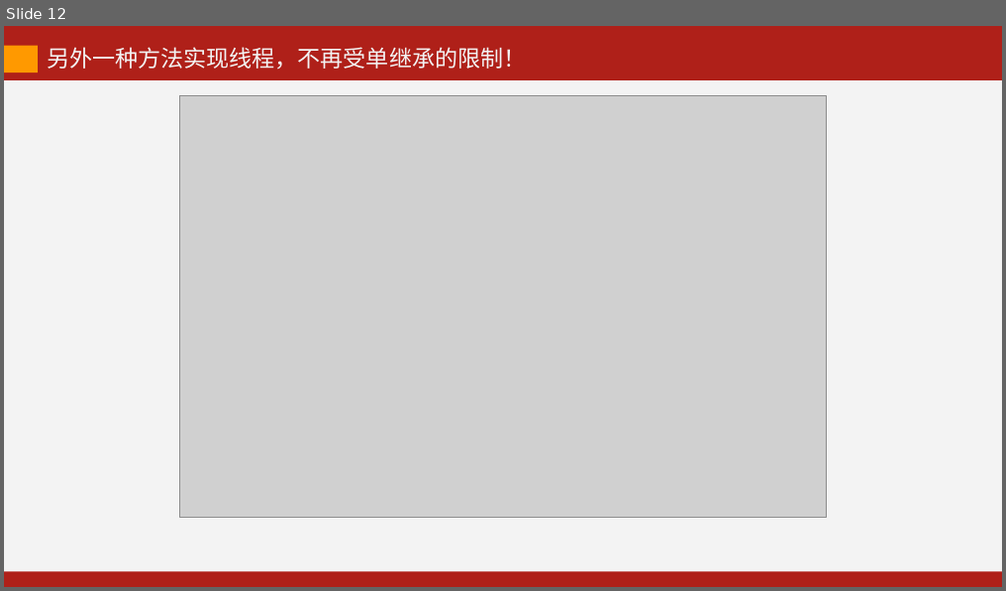
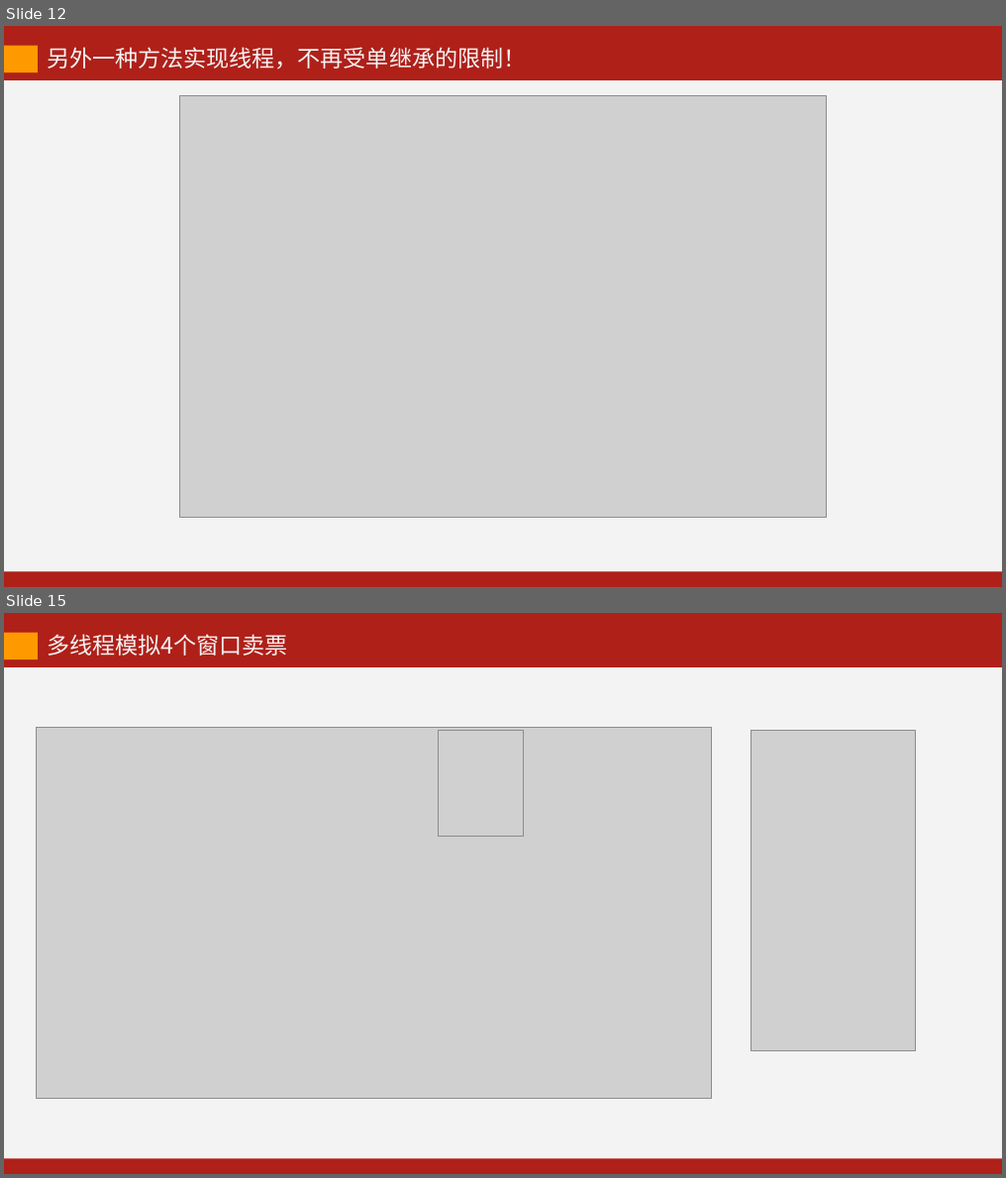
Before and after one commit to kevinjoyce/JavaCourseWare, a slide deck: PPT/每次课PPT/05 线程-1.pptx. Shown one above the other, each under a label of ours: slide 12 before the commit, slides 12 and 15 after it; the slides between them are not shown. The pictures are 1006x591 and 1006x1178 pixels, drawn with LibreOffice and Linux fonts; fonts in the diff are those of the drawing; grey boxes stand for pictures. Boxes give left, top, right and bottom in pixels: in the first picture for what was removed or moved away, otherwise in the second. Text is boxed around its words. In the diff, an @@ line names an element or a change of style, - is before the commit and + after.

```diff
--- a/PPT/每次课PPT/05 线程-1.pptx
+++ b/PPT/每次课PPT/05 线程-1.pptx
@@ slide 15 added at (4, 613, 1002, 1174), background #AF2019 @@
@@ rectangle added at (4, 633, 38, 660), fill #FF9900 @@
@@ text added at (47, 634, 287, 656), 22 pt, text #F3F3F3 @@
+多线程模拟4个窗口卖票
@@ rectangle added at (4, 667, 1002, 1158), fill #F3F3F3 @@
@@ picture added at (36, 728, 712, 1098) @@
@@ picture added at (438, 731, 523, 837) @@
@@ picture added at (750, 731, 915, 1052) @@
```
Also in this commit, not shown: 16 other slides added, 14 slides removed, 23 other files.
